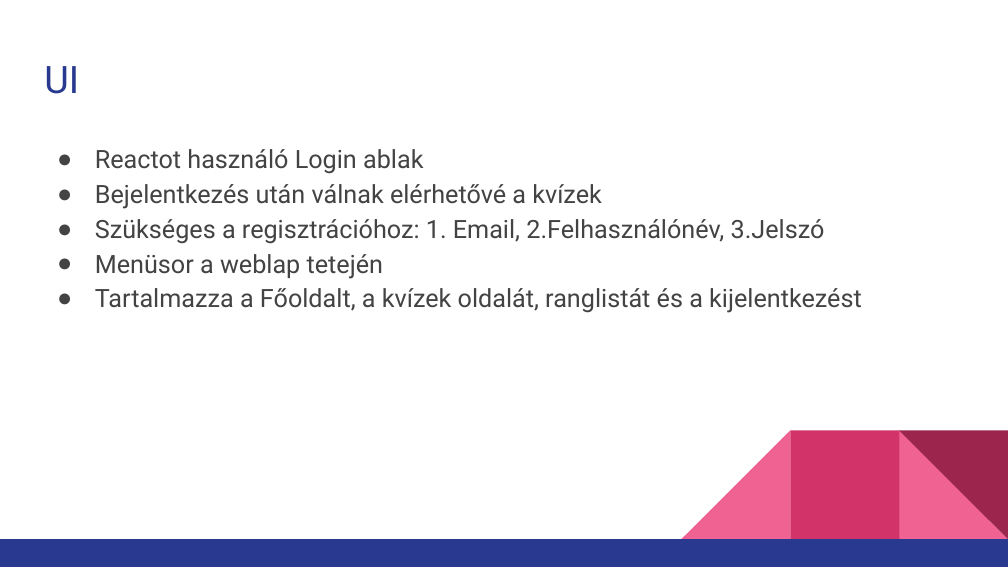
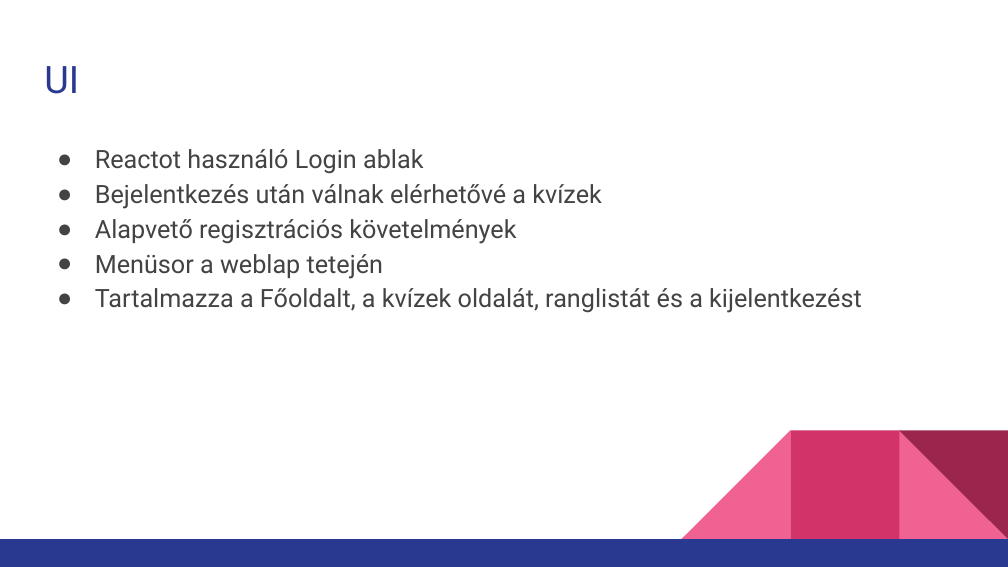
Before and after one commit to kocsisg1/cohoot, a slide deck: slide 3 of Cohoot.pptx. Drawn at 1008x567 pixels with LibreOffice and Linux fonts; fonts in the diff are those of the drawing. Boxes give left, top, right and bottom in pixels: in the first picture for what was removed or moved away, otherwise in the second. Text is boxed around its words. In the diff, an @@ line names an element or a change of style, - is before the commit and + after.

```diff
--- a/Cohoot.pptx
+++ b/Cohoot.pptx
@@ text at [95,219,516,244]: text changed @@
-● Szükséges a regisztrációhoz: 1. Email, 2.Felhasználónév, 3.Jelszó
+● Alapvető regisztrációs követelmények
```
Also in this commit, not shown: 3 other slides changed, 8 slides added, 5 slides removed.
